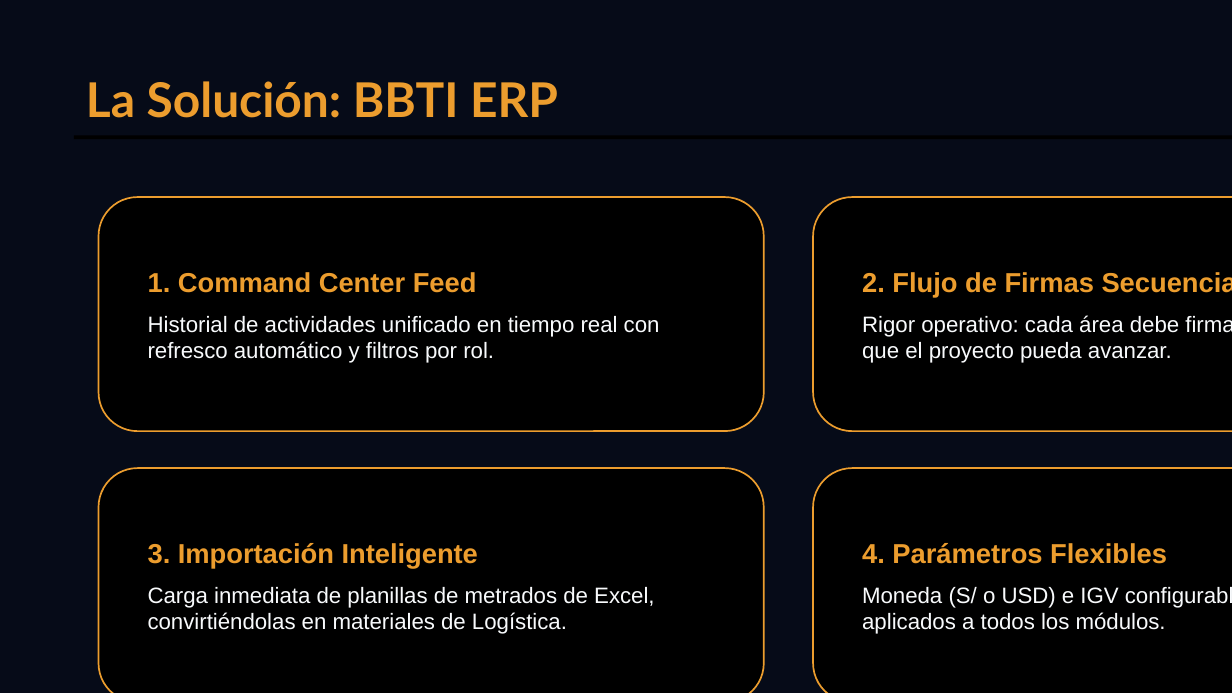
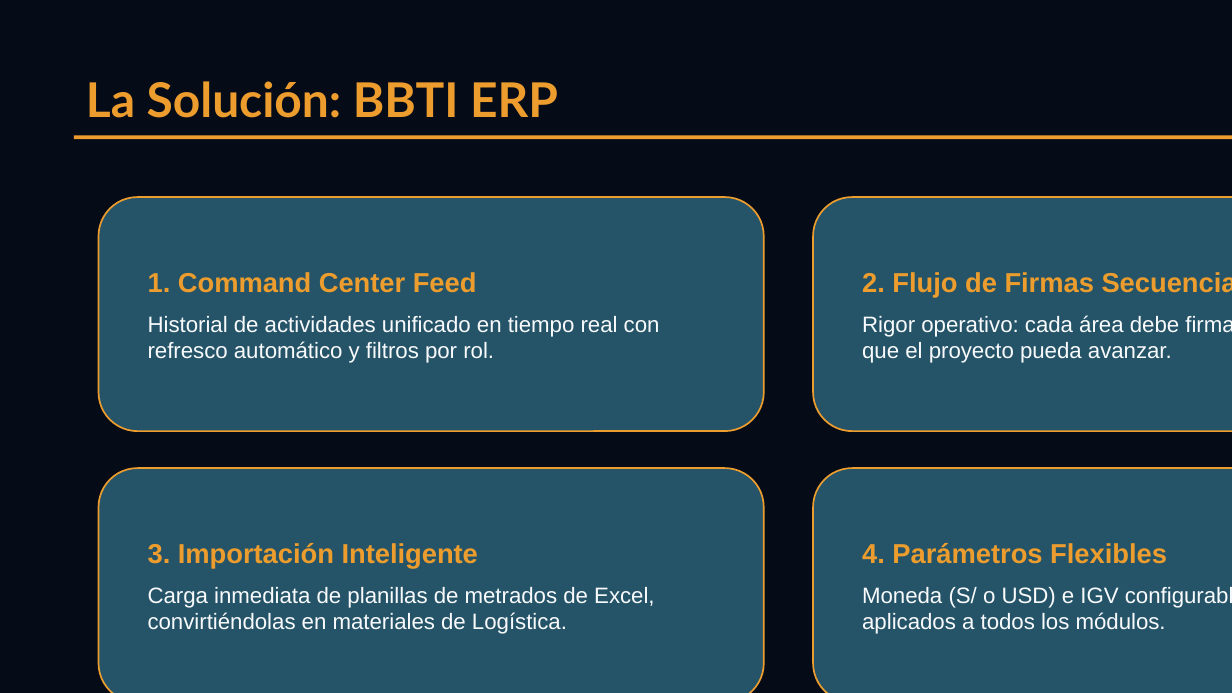
Before and after one commit to mirkovedia/bbti-erp, a slide deck: slide 3 of Pitch_BBTI_ERP.pptx. Drawn at 1232x693 pixels with LibreOffice and Linux fonts; fonts in the diff are those of the drawing. Boxes give left, top, right and bottom in pixels: in the first picture for what was removed or moved away, otherwise in the second. Text is boxed around its words. In the diff, an @@ line names an element or a change of style, - is before the commit and + after.

```diff
--- a/Pitch_BBTI_ERP.pptx
+++ b/Pitch_BBTI_ERP.pptx
@@ rectangle at (74, 136, 1232, 139): fill #000000 to #EC9D2E @@
@@ fill #000000 to #255468 in 4 elements at (99, 197, 764, 431), (813, 197, 1232, 431), (99, 468, 764, 693), (813, 468, 1232, 693) @@
```
Also in this commit, not shown: 6 other slides changed, 6 slides added, 1 other file.
